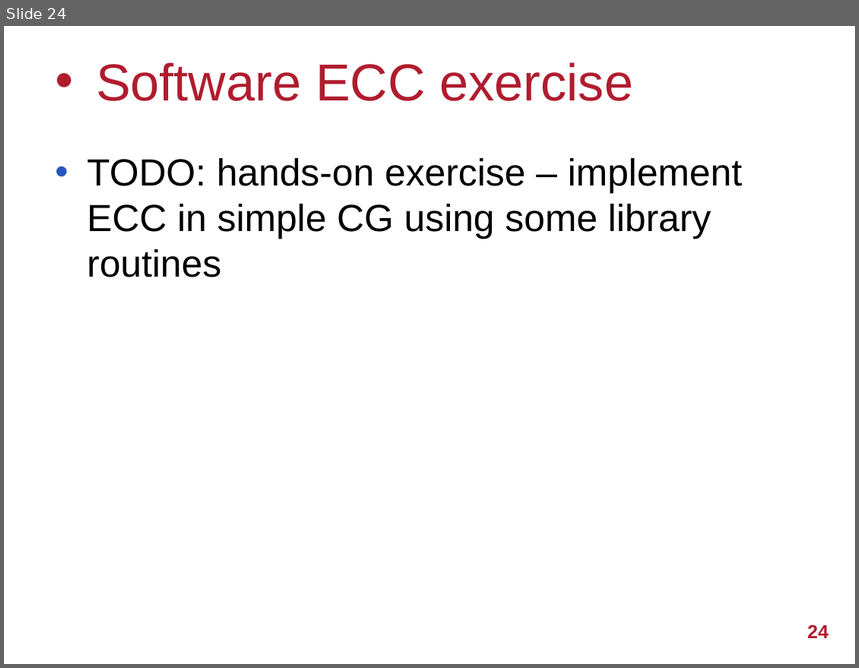
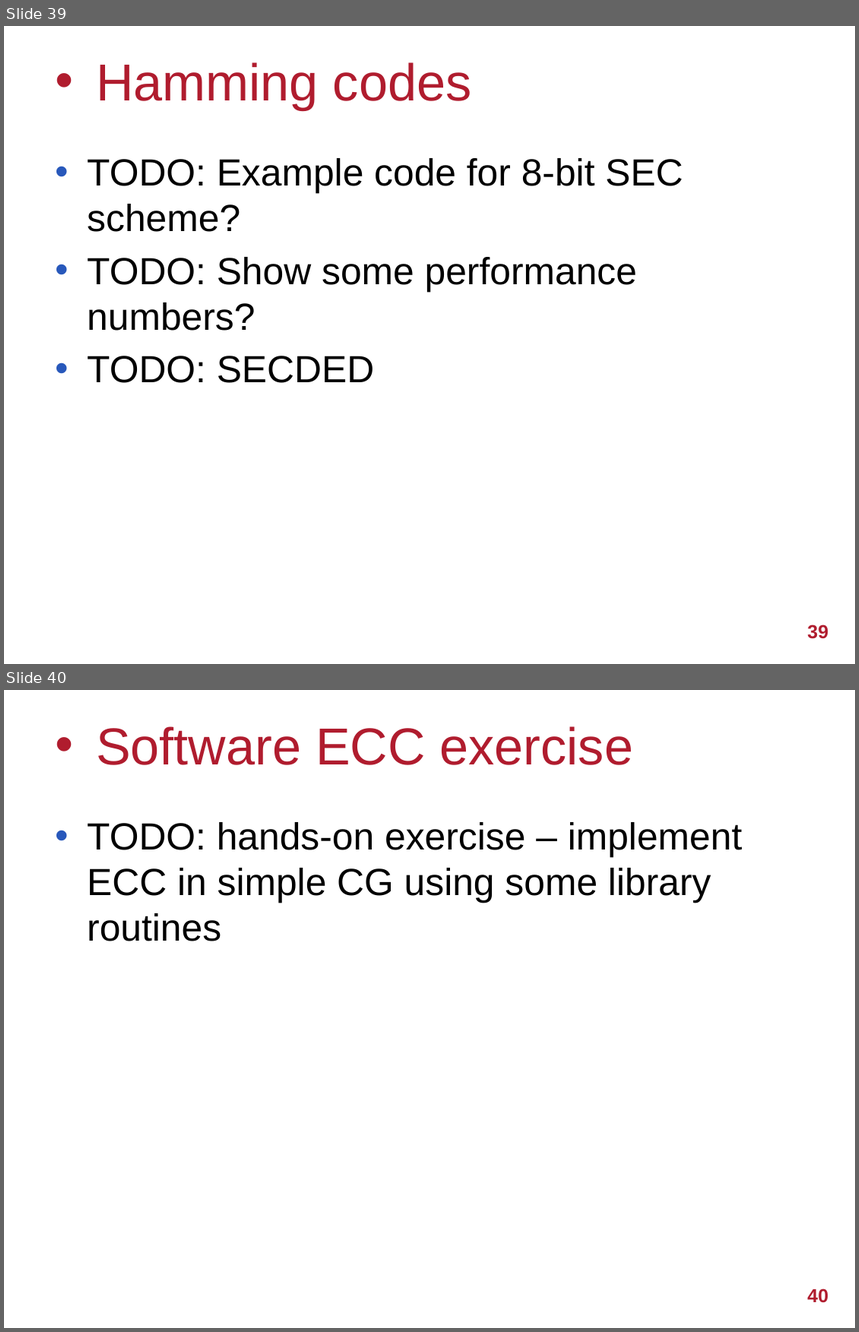
Before and after one commit to UoB-HPC/abft-training, a slide deck: abft-training.pptx. Shown one above the other, each under a label of ours: slide 24 before the commit, slides 39 and 40 after it. The pictures are 859x668 and 859x1332 pixels, drawn with LibreOffice and Linux fonts; fonts in the diff are those of the drawing; background and template pictures are left out. Boxes give left, top, right and bottom in pixels: in the first picture for what was removed or moved away, otherwise in the second. Text is boxed around its words. In the diff, an @@ line names an element or a change of style, - is before the commit and + after.

Commit message:
Add slides describing hamming codes and 7/8-bit SEC schemes

```diff
--- a/abft-training.pptx
+++ b/abft-training.pptx
@@ slide 39 added at [4, 26, 855, 664], background #FFFFFF @@
@@ title added at [96, 62, 472, 110], 44 pt, text #B01C2E @@
+• Hamming codes
@@ text added at [87, 158, 683, 383], 32 pt, text #000000 @@
+• TODO: Example code for 8-bit SEC scheme?
+• TODO: Show some performance numbers?
+• TODO: SECDED
@@ page number added at [807, 625, 829, 639], 16 pt, text #B01C2E, bold @@
+39
@@ what was slide 24 is now slide 40 @@
@@ page number at [807, 1289, 829, 1303]: text changed @@
-24
+40
```
Also in this commit, not shown: 6 slides changed, 16 other slides added, 1 slide removed.
